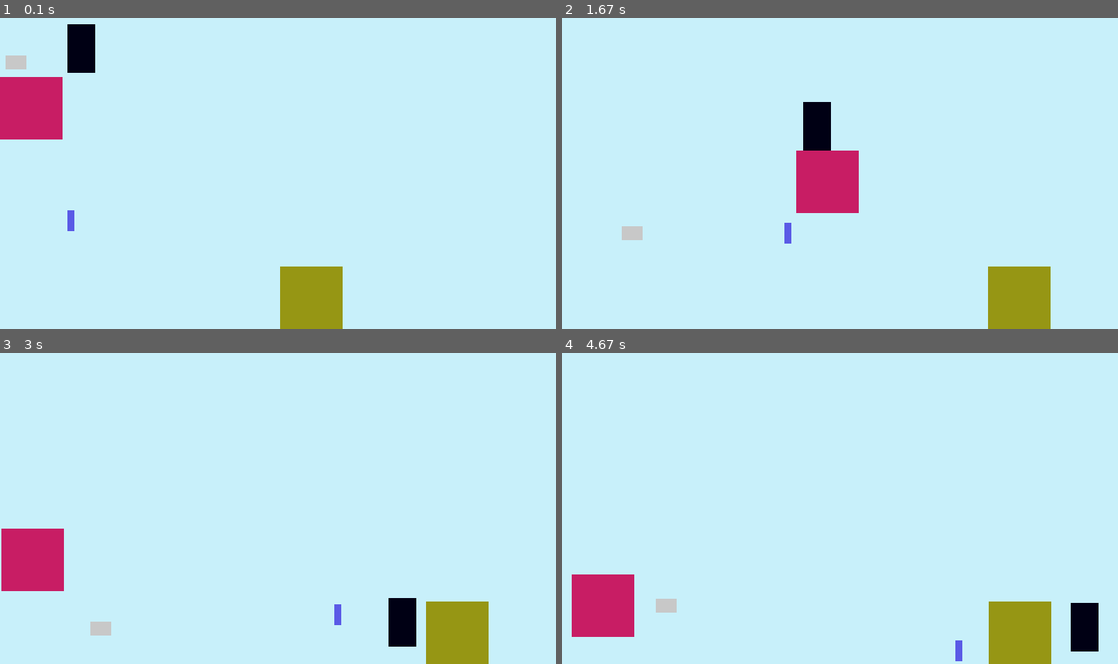
Above: before the commit, frames 1-4 (two rows, left to right).
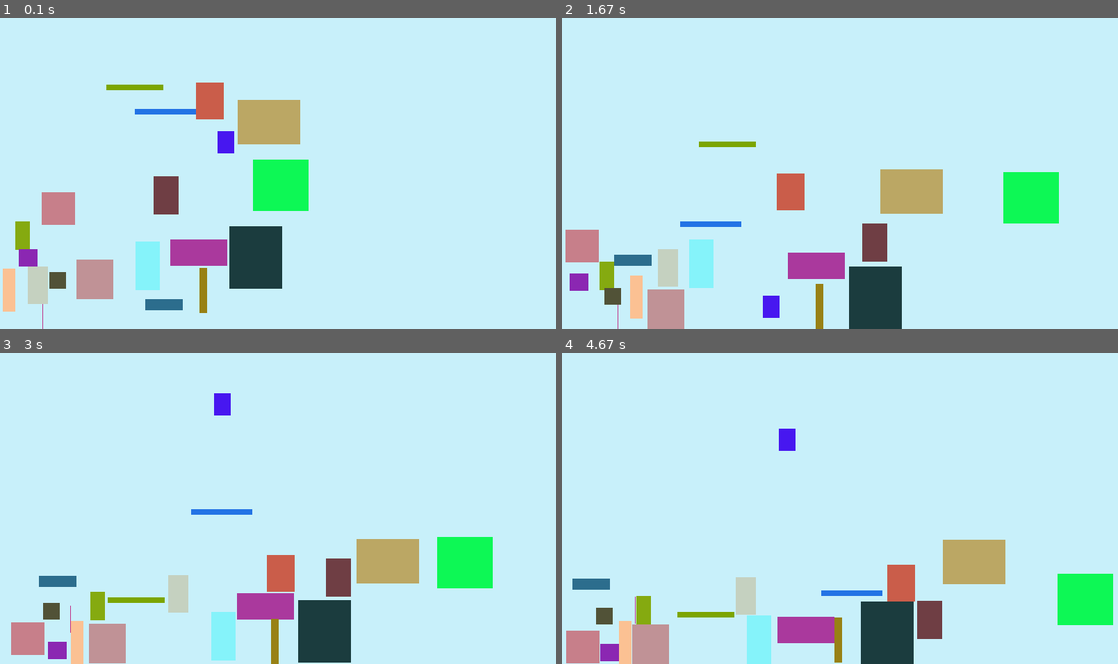
Above: after the commit, the same moments.

Repository: gooseboard/physics_engine
Game: pygame game, started from adam_pygame.py
Same seed, same stepped clock (60 frames per second), same inputs: the game is played once before the commit and once after it.
Inputs:
- Up to frame 1 (0.1 s): no input
- Up to frame 2 (1.67 s): no input
- Up to frame 3 (3 s): no input
- Up to frame 4 (4.67 s): no input

The runs differ from the first frame. In frame 1, 17% of the frame differs, in the area x 0-62%, y 2-100%; in frame 2, 17%; in frame 3, 17%; in frame 4, 16%.

Commit message:
added conservation of kinetic energy and momentum, but need better x-y collision detection and sliding friction between objects

Diff:
--- a/adam_pygame.py
+++ b/adam_pygame.py
@@ -6,9 +6,10 @@
 from classes import Actor
 from classes import Rectangle
 from math import atan2, degrees, pi
+from random import randint, seed
 # Initialize the game engine
 pygame.init()
-
+seed()
 screen = None
 
 # Loop until the user clicks the close button.
@@ -35,12 +36,21 @@
 
     done = False
 
-    adam = Rectangle(10,0,70,40,10,0,(0,0,20))
-    eve = Rectangle(10,30,30,10,10,-50,(90,90,230))
-    mark = Rectangle(0,14,20,30,-4,-20,(200,200,200))
-    arthur = Rectangle(14,14,90,90,-40,10,(200,29,100))
-    jake = Rectangle(50,50,90,90,20,0,(150,150,20))
-    actors = [arthur,adam,eve, jake,mark]
+    '''adam = Rectangle(10,0,70,40,10,0,(0,0,20),0)
+    ash = Rectangle(15,5,70,40,10,0,(230,100,20),0)
+    eve = Rectangle(10,30,30,10,10,-50,(90,90,230),0)
+    mark = Rectangle(0,14,20,30,-4,-20,(200,200,200),0)
+    arthur = Rectangle(14,14,90,90,-40,10,(200,29,100),0)
+    jake = Rectangle(50,50,90,90,20,0,(150,150,20),0)
+
+    actors = [arthur, jake,mark, adam, ash, eve]'''
+    actors = random_box_generator(20)
+
+    for a in actors:# give mass
+        a.mass = float(a.w*a.h)*0.1
+
+
+
 
 
 
@@ -74,7 +84,15 @@
         #time.sleep(dt_s/2)
     # Be IDLE friendly
     pygame.quit()
+def random_box_generator(n):
+    li = []
+    for i in range(n):
+        a = Rectangle(randint(0,50),randint(0,70),randint(1,90),randint(1,90),randint(-20,20),randint(-20,20),(randint(0,255),randint(0,255),randint(0,255)),0)
+        li.append(a)
+    return li
 
+
+    ash = Rectangle(15,5,70,40,10,0,(230,100,20),0)
 def update_pos(actor, ay, dt_s):
     actor.yv +=  ay * dt_s
 
@@ -87,11 +105,11 @@
         y_extreme = curr_actor.y_pos + p_to_m(curr_actor.h)
         x_extreme = curr_actor.x_pos + p_to_m(curr_actor.w)
         if (y_extreme > uldr_boundaries[2]):
-            curr_actor.yv *= -1 * 0.80  # loss of 20% on each bounce.
+            curr_actor.yv *= -1 * 0.90  # loss of 20% on each bounce.
             curr_actor.xv *= 0.90
             curr_actor.y_pos = fix_sticky(curr_actor.y_pos,curr_actor.h,uldr_boundaries[0], uldr_boundaries[2])
         if (curr_actor.x_pos < uldr_boundaries[1] or x_extreme > uldr_boundaries[3]):
-            curr_actor.xv *= -1 * 0.8
+            curr_actor.xv *= -1 * 0.9
             curr_actor.x_pos = fix_sticky(curr_actor.x_pos,curr_actor.w,uldr_boundaries[1],uldr_boundaries[3])
         for j in range(i+1,len(actors)):
             other_actor = actors[j]
@@ -103,7 +121,12 @@
                 dx = (curr_actor.x_pos + p_to_m(curr_actor.w)/2) - (other_actor.x_pos + p_to_m(other_actor.w)/2)
                 dy = (curr_actor.y_pos + p_to_m(curr_actor.h)/2) - (other_actor.y_pos + p_to_m(other_actor.h)/2)
                 angle = 180*atan2(-dy,dx)/pi
+                m1 = curr_actor.mass
+                m2 = other_actor.mass
+
+                term1 = (m1-m2)/(m1+m2)
                 if abs(angle) >= 45 and abs(angle) <= 135:
+                    #print("Y-collide")
                     if angle > 0: #down collision
                         y_mean = (y_extreme + other_actor.y_pos)/2
                         other_actor.y_pos = y_mean
@@ -112,9 +135,16 @@
                         y_mean = (curr_actor.y_pos + other_y_extreme)/2
                         curr_actor.y_pos = y_mean
                         other_actor.y_pos = y_mean - p_to_m(other_actor.h)
-                    curr_actor.yv *= -1 * 0.80
-                    other_actor.yv *= -1 *0.80
+                    v1 = curr_actor.yv
+                    curr_actor.yv = 0.95*((term1*v1) + (2*m2/(m1+m2))*other_actor.yv)
+                    other_actor.yv = 0.95*(((2*m1/(m1+m2))*v1) - term1*other_actor.yv)
                 else: #x_collision
+                    '''print("X-collide")
+                    print("i,j: " + str(i) + "," +str(j))
+                    print("my vel: " + str(curr_actor.xv))
+                    print("my mass: " + str(curr_actor.mass))
+                    print("his vel: " + str(other_actor.xv))
+                    print("his mass: " + str(other_actor.mass))'''
                     if abs(angle) > 45:
                         x_mean = (x_extreme + other_actor.x_pos)/2
                         other_actor.x_pos = x_mean
@@ -123,8 +153,11 @@
                         x_mean = (curr_actor.x_pos + other_x_extreme)/2
                         curr_actor.x_pos = x_mean
                         other_actor.x_pos = x_mean - p_to_m(other_actor.w)
-                    curr_actor.xv *= -1 * 0.80
-                    other_actor.xv *= -1 *0.80
+                    v1 = curr_actor.xv
+                    curr_actor.xv = 0.95*(term1*v1 + (2*m2/(m1+m2))*other_actor.xv)
+                    other_actor.xv = 0.95*(((2*m1/(m1+m2))*v1) - term1*other_actor.xv)
+                    #print("my vel after: " + str(curr_actor.xv))
+                    #print("his vel after: " + str(other_actor.xv))
 
 def draw_object(actor):
     global screen
--- a/classes.py
+++ b/classes.py
@@ -1,5 +1,5 @@
 class Actor:
-	def __init__(self,x_pos, y_pos, h, w,  xv, yv, color):
+	def __init__(self,x_pos, y_pos, h, w,  xv, yv, color, mass):
 		self.x_pos = x_pos
 		self.y_pos = y_pos
 		self.h = h
@@ -7,9 +7,10 @@
 		self.xv = xv
 		self.yv = yv
 		self.color = color
+		self.mass = mass
 
 
 
 class Rectangle(Actor):
-	def __init__(self, x_pos, y_pos, h, w,  xv, yv, color):
-		Actor.__init__(self, x_pos, y_pos, h, w,  xv, yv, color)
+	def __init__(self, x_pos, y_pos, h, w,  xv, yv, color, mass):
+		Actor.__init__(self, x_pos, y_pos, h, w,  xv, yv, color, mass)
Not shown, changed: classes.pyc
